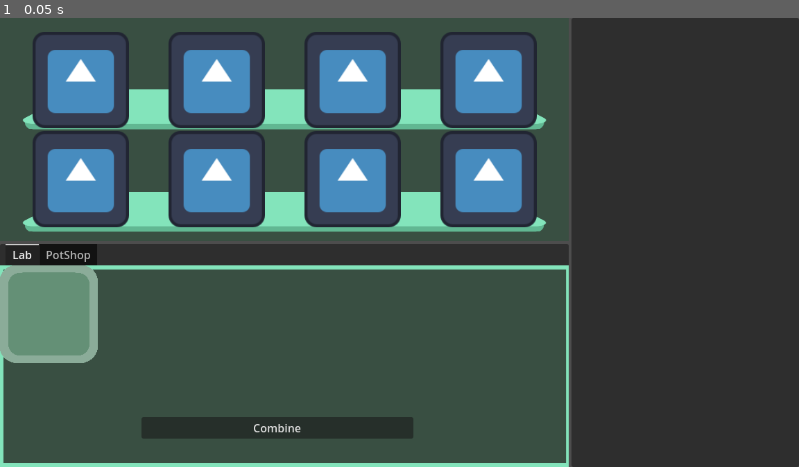
Above: before the commit, frame 1.
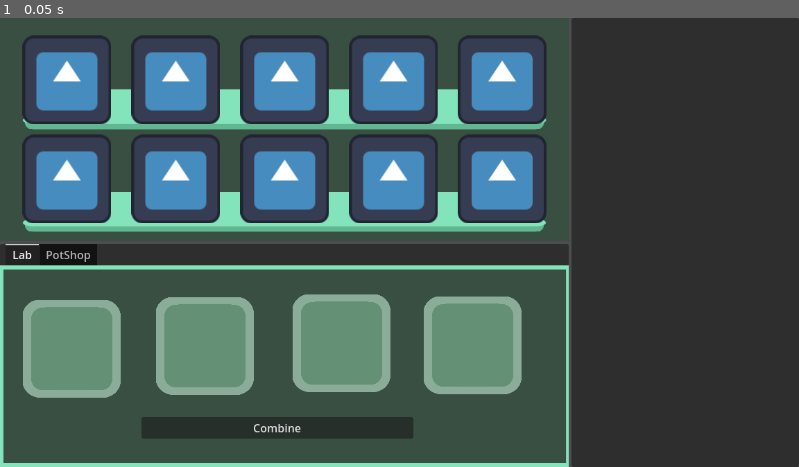
Above: after the commit, the same moment.

Repository: Girlies-stdio/elementalchemy
Game: Godot game, scene res://Scenes/main.tscn
The game is run twice, just before and just after one commit, with the same random seed, the same clock (stepped at 60 frames per second) and the same inputs. The engine's default icon, where the game draws it, is replaced by a stand-in: a white triangle on a blue panel in a dark square.
Inputs:
- Up to frame 1 (0.05 s): no input

The runs differ from the first frame. In frame 1, 27% of the frame differs, in the area x 0-69%, y 3-85%.

Commit message:
update look of garden grid

Diff:
--- a/Scenes/main.tscn
+++ b/Scenes/main.tscn
@@ -50,111 +50,87 @@
 
 [node name="GridContainer" type="GridContainer" parent="HBoxContainer/VBoxContainer/NinePatchRect/MarginContainer"]
 layout_mode = 2
-columns = 4
-
-[node name="AspectRatioContainer" type="AspectRatioContainer" parent="HBoxContainer/VBoxContainer/NinePatchRect/MarginContainer/GridContainer"]
-layout_mode = 2
-size_flags_horizontal = 3
-size_flags_vertical = 3
-
-[node name="TextureButton8" type="TextureButton" parent="HBoxContainer/VBoxContainer/NinePatchRect/MarginContainer/GridContainer/AspectRatioContainer"]
-layout_mode = 2
-size_flags_horizontal = 3
-size_flags_vertical = 3
-texture_normal = ExtResource("1_jjgbg")
-ignore_texture_size = true
-stretch_mode = 0
-
-[node name="AspectRatioContainer2" type="AspectRatioContainer" parent="HBoxContainer/VBoxContainer/NinePatchRect/MarginContainer/GridContainer"]
-layout_mode = 2
-size_flags_horizontal = 3
-size_flags_vertical = 3
-
-[node name="TextureButton8" type="TextureButton" parent="HBoxContainer/VBoxContainer/NinePatchRect/MarginContainer/GridContainer/AspectRatioContainer2"]
-layout_mode = 2
-size_flags_horizontal = 3
-size_flags_vertical = 3
-texture_normal = ExtResource("1_jjgbg")
-ignore_texture_size = true
-stretch_mode = 0
-
-[node name="AspectRatioContainer3" type="AspectRatioContainer" parent="HBoxContainer/VBoxContainer/NinePatchRect/MarginContainer/GridContainer"]
-layout_mode = 2
-size_flags_horizontal = 3
-size_flags_vertical = 3
-
-[node name="TextureButton8" type="TextureButton" parent="HBoxContainer/VBoxContainer/NinePatchRect/MarginContainer/GridContainer/AspectRatioContainer3"]
-layout_mode = 2
-size_flags_horizontal = 3
-size_flags_vertical = 3
-texture_normal = ExtResource("1_jjgbg")
-ignore_texture_size = true
-stretch_mode = 0
-
-[node name="AspectRatioContainer4" type="AspectRatioContainer" parent="HBoxContainer/VBoxContainer/NinePatchRect/MarginContainer/GridContainer"]
-layout_mode = 2
-size_flags_horizontal = 3
-size_flags_vertical = 3
-
-[node name="TextureButton8" type="TextureButton" parent="HBoxContainer/VBoxContainer/NinePatchRect/MarginContainer/GridContainer/AspectRatioContainer4"]
-layout_mode = 2
-size_flags_horizontal = 3
-size_flags_vertical = 3
-texture_normal = ExtResource("1_jjgbg")
-ignore_texture_size = true
-stretch_mode = 0
-
-[node name="AspectRatioContainer5" type="AspectRatioContainer" parent="HBoxContainer/VBoxContainer/NinePatchRect/MarginContainer/GridContainer"]
-layout_mode = 2
-size_flags_horizontal = 3
-size_flags_vertical = 3
-
-[node name="TextureButton8" type="TextureButton" parent="HBoxContainer/VBoxContainer/NinePatchRect/MarginContainer/GridContainer/AspectRatioContainer5"]
-layout_mode = 2
-size_flags_horizontal = 3
-size_flags_vertical = 3
-texture_normal = ExtResource("1_jjgbg")
-ignore_texture_size = true
-stretch_mode = 0
-
-[node name="AspectRatioContainer6" type="AspectRatioContainer" parent="HBoxContainer/VBoxContainer/NinePatchRect/MarginContainer/GridContainer"]
-layout_mode = 2
-size_flags_horizontal = 3
-size_flags_vertical = 3
-
-[node name="TextureButton8" type="TextureButton" parent="HBoxContainer/VBoxContainer/NinePatchRect/MarginContainer/GridContainer/AspectRatioContainer6"]
-layout_mode = 2
-size_flags_horizontal = 3
-size_flags_vertical = 3
-texture_normal = ExtResource("1_jjgbg")
-ignore_texture_size = true
-stretch_mode = 0
-
-[node name="AspectRatioContainer7" type="AspectRatioContainer" parent="HBoxContainer/VBoxContainer/NinePatchRect/MarginContainer/GridContainer"]
-layout_mode = 2
-size_flags_horizontal = 3
-size_flags_vertical = 3
-
-[node name="TextureButton8" type="TextureButton" parent="HBoxContainer/VBoxContainer/NinePatchRect/MarginContainer/GridContainer/AspectRatioContainer7"]
-layout_mode = 2
-size_flags_horizontal = 3
-size_flags_vertical = 3
-texture_normal = ExtResource("1_jjgbg")
-ignore_texture_size = true
-stretch_mode = 0
-
-[node name="AspectRatioContainer8" type="AspectRatioContainer" parent="HBoxContainer/VBoxContainer/NinePatchRect/MarginContainer/GridContainer"]
-layout_mode = 2
-size_flags_horizontal = 3
-size_flags_vertical = 3
-
-[node name="TextureButton8" type="TextureButton" parent="HBoxContainer/VBoxContainer/NinePatchRect/MarginContainer/GridContainer/AspectRatioContainer8"]
-layout_mode = 2
-size_flags_horizontal = 3
-size_flags_vertical = 3
-texture_normal = ExtResource("1_jjgbg")
-ignore_texture_size = true
-stretch_mode = 0
+columns = 5
+
+[node name="TextureButton8" type="TextureButton" parent="HBoxContainer/VBoxContainer/NinePatchRect/MarginContainer/GridContainer"]
+layout_mode = 2
+size_flags_horizontal = 3
+size_flags_vertical = 3
+texture_normal = ExtResource("1_jjgbg")
+ignore_texture_size = true
+stretch_mode = 3
+
+[node name="TextureButton9" type="TextureButton" parent="HBoxContainer/VBoxContainer/NinePatchRect/MarginContainer/GridContainer"]
+layout_mode = 2
+size_flags_horizontal = 3
+size_flags_vertical = 3
+texture_normal = ExtResource("1_jjgbg")
+ignore_texture_size = true
+stretch_mode = 3
+
+[node name="TextureButton10" type="TextureButton" parent="HBoxContainer/VBoxContainer/NinePatchRect/MarginContainer/GridContainer"]
+layout_mode = 2
+size_flags_horizontal = 3
+size_flags_vertical = 3
+texture_normal = ExtResource("1_jjgbg")
+ignore_texture_size = true
+stretch_mode = 3
+
+[node name="TextureButton11" type="TextureButton" parent="HBoxContainer/VBoxContainer/NinePatchRect/MarginContainer/GridContainer"]
+layout_mode = 2
+size_flags_horizontal = 3
+size_flags_vertical = 3
+texture_normal = ExtResource("1_jjgbg")
+ignore_texture_size = true
+stretch_mode = 3
+
+[node name="TextureButton12" type="TextureButton" parent="HBoxContainer/VBoxContainer/NinePatchRect/MarginContainer/GridContainer"]
+layout_mode = 2
+size_flags_horizontal = 3
+size_flags_vertical = 3
+texture_normal = ExtResource("1_jjgbg")
+ignore_texture_size = true
+stretch_mode = 3
+
+[node name="TextureButton13" type="TextureButton" parent="HBoxContainer/VBoxContainer/NinePatchRect/MarginContainer/GridContainer"]
+layout_mode = 2
+size_flags_horizontal = 3
+size_flags_vertical = 3
+texture_normal = ExtResource("1_jjgbg")
+ignore_texture_size = true
+stretch_mode = 3
+
+[node name="TextureButton14" type="TextureButton" parent="HBoxContainer/VBoxContainer/NinePatchRect/MarginContainer/GridContainer"]
+layout_mode = 2
+size_flags_horizontal = 3
+size_flags_vertical = 3
+texture_normal = ExtResource("1_jjgbg")
+ignore_texture_size = true
+stretch_mode = 3
+
+[node name="TextureButton15" type="TextureButton" parent="HBoxContainer/VBoxContainer/NinePatchRect/MarginContainer/GridContainer"]
+layout_mode = 2
+size_flags_horizontal = 3
+size_flags_vertical = 3
+texture_normal = ExtResource("1_jjgbg")
+ignore_texture_size = true
+stretch_mode = 3
+
+[node name="TextureButton16" type="TextureButton" parent="HBoxContainer/VBoxContainer/NinePatchRect/MarginContainer/GridContainer"]
+layout_mode = 2
+size_flags_horizontal = 3
+size_flags_vertical = 3
+texture_normal = ExtResource("1_jjgbg")
+ignore_texture_size = true
+stretch_mode = 3
+
+[node name="TextureButton17" type="TextureButton" parent="HBoxContainer/VBoxContainer/NinePatchRect/MarginContainer/GridContainer"]
+layout_mode = 2
+size_flags_horizontal = 3
+size_flags_vertical = 3
+texture_normal = ExtResource("1_jjgbg")
+ignore_texture_size = true
+stretch_mode = 3
 
 [node name="Workbench" type="Panel" parent="HBoxContainer/VBoxContainer"]
 layout_mode = 2
@@ -182,26 +158,34 @@
 
 [node name="InputSlot1" parent="HBoxContainer/VBoxContainer/Workbench/WorkbenchTabs/Lab" instance=ExtResource("5_21xkr")]
 layout_mode = 0
-offset_right = 143.0
-offset_bottom = 141.0
+offset_left = 33.0
+offset_top = 50.0
+offset_right = 176.0
+offset_bottom = 191.0
 stretch_mode = 4
 
 [node name="InputSlot2" parent="HBoxContainer/VBoxContainer/Workbench/WorkbenchTabs/Lab" instance=ExtResource("5_21xkr")]
 layout_mode = 0
-offset_right = 143.0
-offset_bottom = 141.0
+offset_left = 225.0
+offset_top = 46.0
+offset_right = 368.0
+offset_bottom = 187.0
 stretch_mode = 4
 
 [node name="InputSlot3" parent="HBoxContainer/VBoxContainer/Workbench/WorkbenchTabs/Lab" instance=ExtResource("5_21xkr")]
 layout_mode = 0
-offset_right = 143.0
-offset_bottom = 141.0
+offset_left = 422.0
+offset_top = 42.0
+offset_right = 565.0
+offset_bottom = 183.0
 stretch_mode = 4
 
 [node name="OutputSlot" parent="HBoxContainer/VBoxContainer/Workbench/WorkbenchTabs/Lab" instance=ExtResource("5_21xkr")]
 layout_mode = 0
-offset_right = 143.0
-offset_bottom = 141.0
+offset_left = 611.0
+offset_top = 45.0
+offset_right = 754.0
+offset_bottom = 186.0
 stretch_mode = 4
 
 [node name="CombineButton" type="Button" parent="HBoxContainer/VBoxContainer/Workbench/WorkbenchTabs/Lab"]
